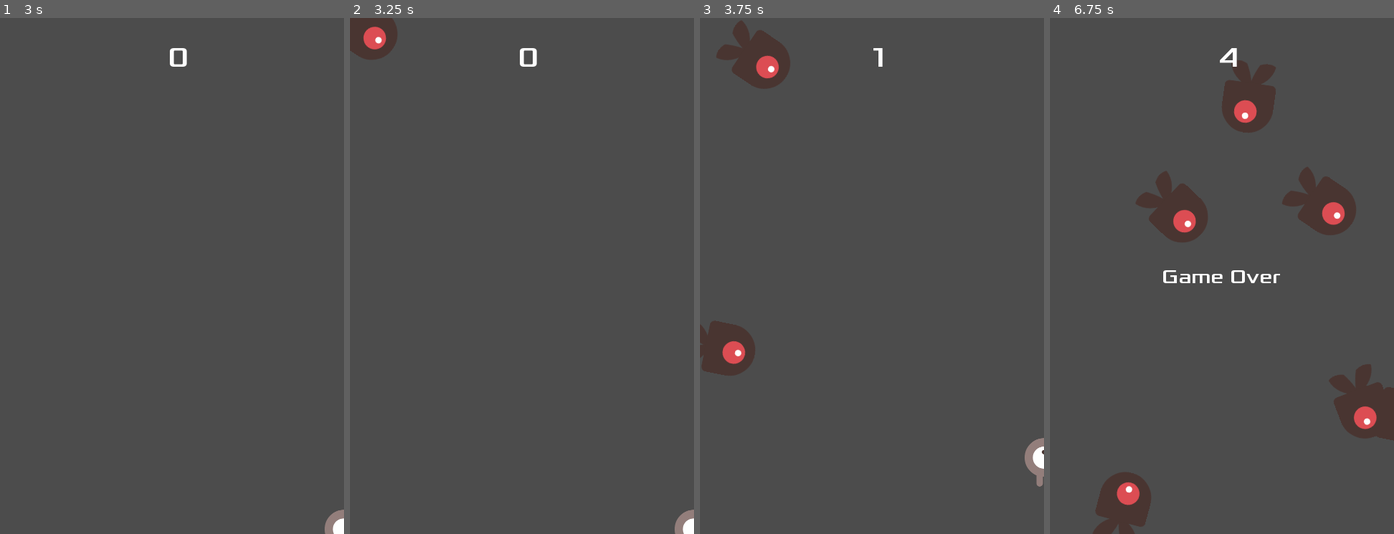
Above: before the commit, frames 1-4 (left to right).
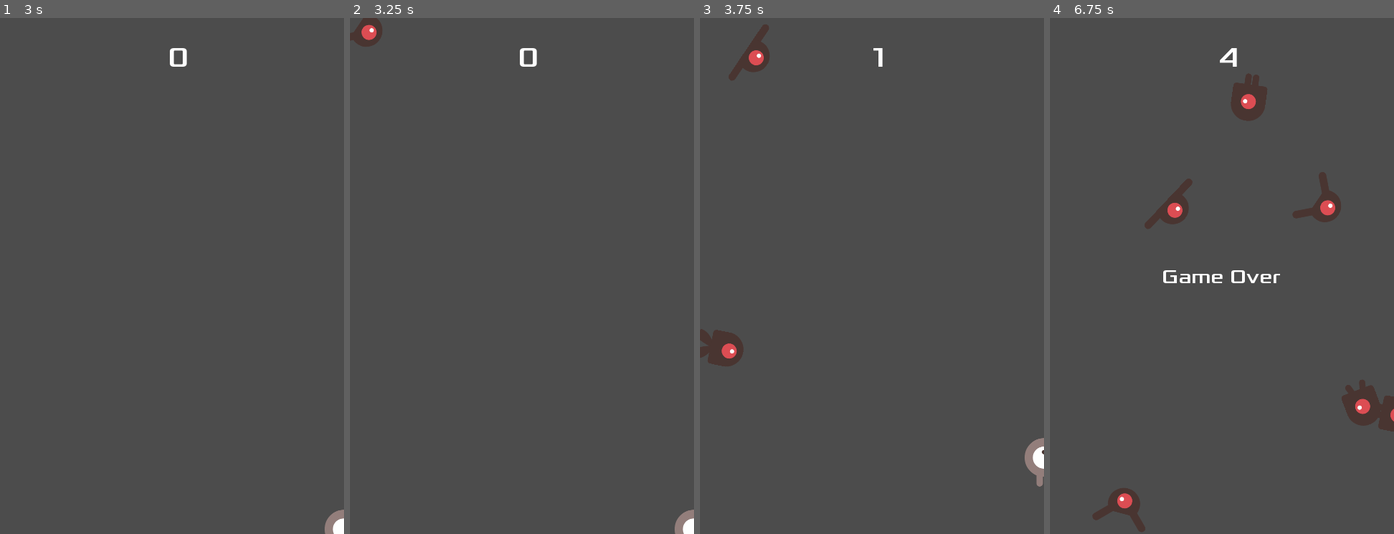
Above: after the commit, the same moments.

Repository: DorinaFerencsik/godot-games
Game: Godot game, scene res://Main.tscn
The game is run twice, just before and just after one commit, with the same random seed, the same clock (stepped at 60 frames per second) and the same inputs.
Inputs:
- Up to frame 1 (3 s): click "Start" at 0.5 s; tap Enter at 1.25 s; hold Right (ui_right) 1.28-2.03 s; hold Down (ui_down) 2.03-2.78 s; hold Right (ui_right) from 2.78 s (still down)
- Up to frame 2 (3.25 s): keep holding Right (ui_right)
- Up to frame 3 (3.75 s): release Right (ui_right) at 3.53 s; hold Up (ui_up) from 3.53 s (still down)
- Up to frame 4 (6.75 s): release Up (ui_up) at 4.28 s; hold Left (ui_left) 4.28-5.78 s; hold Down (ui_down) 5.78-6.53 s; hold Right (ui_right) from 6.53 s (still down)

Frame 1 is identical in both runs. In frame 2, 0.7% of the frame differs, in the area x 0-14%, y 0-9%; in frame 3, 2.1%; in frame 4, 5.9%, in the area x 12-100%, y 8-100%.

Commit message:
2D Dodge - Mob animations, size adjustment

Diff:
--- a/2D Dodge/Mob.gd
+++ b/2D Dodge/Mob.gd
@@ -2,12 +2,13 @@
 
 export var min_speed = 150
 export var max_speed = 250
-var mob_types = ["swim"]
+var mob_types = ["swim", "walk", "fly"]
 
 
 # Called when the node enters the scene tree for the first time.
 func _ready():
 	$AnimatedSprite.animation = mob_types[randi() % mob_types.size()]
+	$AnimatedSprite.play()
 
 
 # Called every frame. 'delta' is the elapsed time since the previous frame.
--- a/2D Dodge/Mob.tscn
+++ b/2D Dodge/Mob.tscn
@@ -1,7 +1,10 @@
-[gd_scene load_steps=6 format=2]
+[gd_scene load_steps=10 format=2]
 
 [ext_resource path="res://Mob.gd" type="Script" id=1]
 [ext_resource path="res://art/enemySwimming_2.png" type="Texture" id=2]
+[ext_resource path="res://art/enemyFlyingAlt_1.png" type="Texture" id=3]
+[ext_resource path="res://art/enemyWalking_2.png" type="Texture" id=4]
+[ext_resource path="res://art/enemyFlyingAlt_2.png" type="Texture" id=5]
 [ext_resource path="res://art/enemyWalking_1.png" type="Texture" id=6]
 
 [sub_resource type="SpriteFrames" id=1]
@@ -10,11 +13,23 @@
 "loop": true,
 "name": "swim",
 "speed": 5.0
+}, {
+"frames": [ ExtResource( 6 ), ExtResource( 4 ) ],
+"loop": true,
+"name": "walk",
+"speed": 5.0
+}, {
+"frames": [ ExtResource( 3 ), ExtResource( 5 ) ],
+"loop": true,
+"name": "fly",
+"speed": 5.0
 } ]
 
+[sub_resource type="CanvasItemMaterial" id=3]
+
 [sub_resource type="CapsuleShape2D" id=2]
-radius = 36.6593
-height = 26.6063
+radius = 46.689
+height = 39.2934
 
 [node name="RigidBody2D" type="RigidBody2D"]
 collision_mask = 0
@@ -25,12 +40,14 @@
 }
 
 [node name="AnimatedSprite" type="AnimatedSprite" parent="."]
-scale = Vector2( 0.75, 0.75 )
+scale = Vector2( 0.5, 0.5 )
 frames = SubResource( 1 )
-animation = "swim"
+animation = "walk"
 
 [node name="CollisionShape2D" type="CollisionShape2D" parent="."]
+material = SubResource( 3 )
 rotation = 1.5708
+scale = Vector2( 0.5, 0.5 )
 shape = SubResource( 2 )
 
 [node name="VisibilityNotifier2D" type="VisibilityNotifier2D" parent="."]
